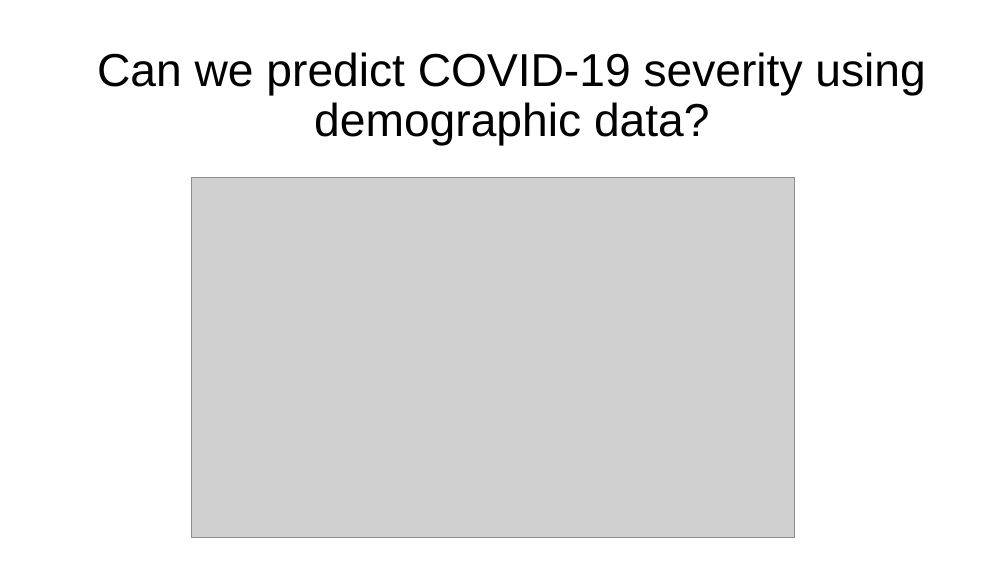
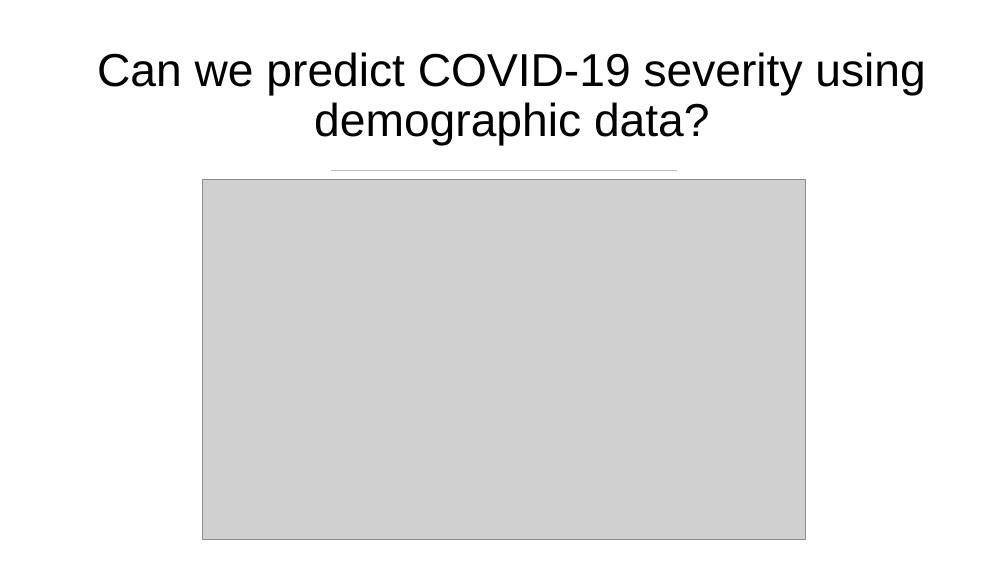
Before and after one commit to cxclark/covid19-analysis, a slide deck: slide 2 of 2020_10_30_covid_usa_analysis.pptx. Drawn at 1008x567 pixels with LibreOffice and Linux fonts; fonts in the diff are those of the drawing; grey boxes stand for pictures. Boxes give left, top, right and bottom in pixels: in the first picture for what was removed or moved away, otherwise in the second. Text is boxed around its words. In the diff, an @@ line names an element or a change of style, - is before the commit and + after.

```diff
--- a/2020_10_30_covid_usa_analysis.pptx
+++ b/2020_10_30_covid_usa_analysis.pptx
@@ picture: place and size @@
-picture at [191, 178, 795, 538]
+picture at [203, 179, 806, 539]
@@ line added from (330, 170) to (678, 170), #BFBFBF 1 pt @@
```
Also in this commit, not shown: 2 other slides changed, 2 slides removed, 1 other file.
